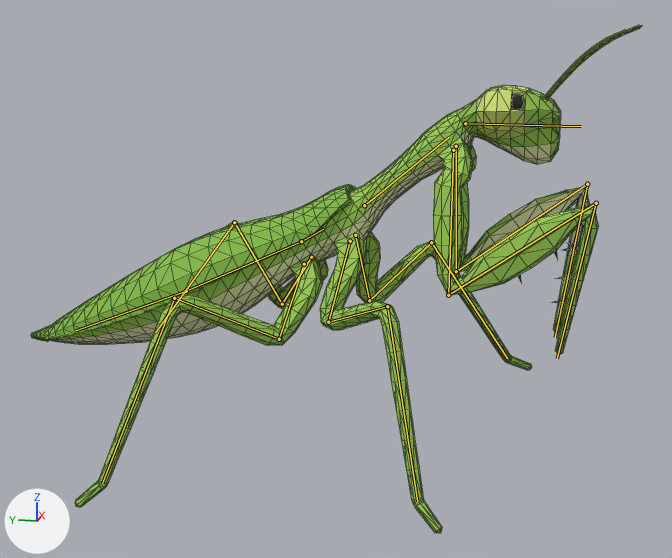
One commit to the glTF model creatures/experiments/boxmodel/abc/t7x/zoo/mantis/stage4/mantis.glb: the scene before it, then after it.
Camera for both pictures: a 50 mm camera at (-1.185, -0.284, 0.51) aimed at (-0.01, -0.05, 0.216). Arrows for +X, +Y and +Z are at lower left; the lights stay in place. The older version comes first. Both versions are drawn at frame 7 of the action 'move'; the numbers are the values there. The bones that change, and the others that lie on the model, are drawn over the model as lines. Mesh edges are drawn as thin lines on the coarser meshes.

The first picture shows 'body', 'piece_wing' and 3 more.
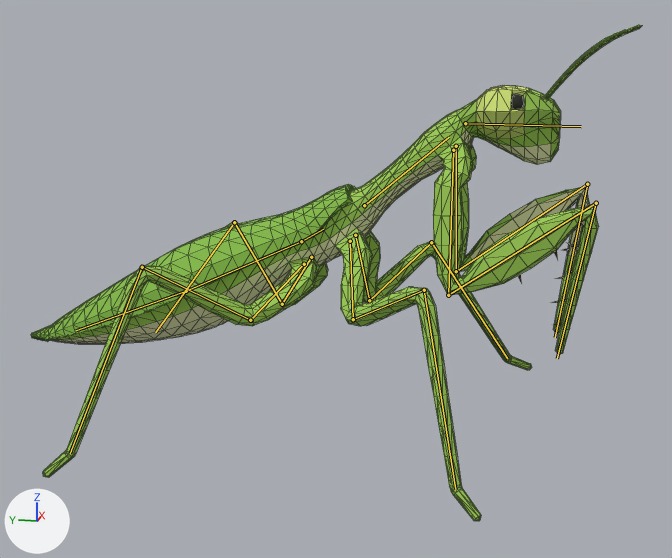
Boxes (x1, y1, x2, y2) around the edits, measured in the pictures (672 x 558 px):
'body', posed
    before: (51, 85, 598, 533)
    after: (43, 85, 598, 521)
'piece_wing', posed
    both: (31, 184, 356, 342)
bone 'coxa2.R', root to tip
    before: (350, 241) to (328, 322)
    after: (350, 241) to (353, 319)
bone 'femur2.R', root to tip
    before: (328, 322) to (387, 306)
    after: (353, 319) to (424, 290)
bone 'tibia2.R', root to tip
    before: (387, 306) to (417, 501)
    after: (424, 290) to (455, 489)
bone 'coxa3.R', root to tip
    before: (304, 264) to (279, 339)
    after: (304, 264) to (250, 320)
bone 'femur3.R', root to tip
    before: (279, 339) to (174, 298)
    after: (250, 320) to (142, 267)
bone 'tibia3.R', root to tip
    before: (174, 298) to (102, 483)
    after: (142, 267) to (70, 453)

Patch to the scene script:
```diff
--- a/creatures/experiments/boxmodel/abc/t7x/zoo/mantis/stage4/mantis.glb.py
+++ b/creatures/experiments/boxmodel/abc/t7x/zoo/mantis/stage4/mantis.glb.py
@@ bone_coxa2_r @@
 bone_coxa2_r = bpy.data.objects['rig'].pose.bones['coxa2.R']  # child of 'thorax'
-bone_coxa2_r.rotation_quaternion = (0.997, -0.078, 0.0, 0.0)  # degrees (-9, 0, 0)
+bone_coxa2_r.rotation_quaternion = (0.987, 0.089, -0.01, -0.13)  # degrees (10, 0, -15)
@@ bone_femur2_r @@
 bone_femur2_r = bpy.data.objects['rig'].pose.bones['femur2.R']  # child of 'coxa2.R'
-bone_femur2_r.rotation_quaternion = (1.0, 0.0, 0.0, 0.0)  # degrees (0, 0, 0)
+bone_femur2_r.rotation_quaternion = (0.989, -0.147, 0.0, 0.003)  # degrees (-17, 0, 0)
@@ bone_tibia2_r @@
 bone_tibia2_r = bpy.data.objects['rig'].pose.bones['tibia2.R']  # child of 'femur2.R'
-bone_tibia2_r.rotation_quaternion = (1.0, 0.0, 0.0, 0.0)  # degrees (0, 0, 0)
+bone_tibia2_r.rotation_quaternion = (0.996, -0.055, 0.064, -0.022)  # degrees (-7, 7, -3)
@@ bone_coxa3_r @@
 bone_coxa3_r = bpy.data.objects['rig'].pose.bones['coxa3.R']  # child of 'thorax'
-bone_coxa3_r.rotation_quaternion = (0.997, 0.078, 0.0, 0.0)  # degrees (9, 0, 0)
+bone_coxa3_r.rotation_quaternion = (0.985, -0.103, 0.011, -0.136)  # degrees (-12, 0, -16)
@@ bone_femur3_r @@
 bone_femur3_r = bpy.data.objects['rig'].pose.bones['femur3.R']  # child of 'coxa3.R'
-bone_femur3_r.rotation_quaternion = (1.0, 0.0, 0.0, 0.0)  # degrees (0, 0, 0)
+bone_femur3_r.rotation_quaternion = (0.981, -0.191, 0.0, -0.024)  # degrees (-22, -1, -3)
@@ bone_tibia3_r @@
 bone_tibia3_r = bpy.data.objects['rig'].pose.bones['tibia3.R']  # child of 'femur3.R'
-bone_tibia3_r.rotation_quaternion = (1.0, 0.0, 0.0, 0.0)  # degrees (0, 0, 0)
+bone_tibia3_r.rotation_quaternion = (0.998, -0.03, -0.055, 0.016)  # degrees (-4, -6, 2)
```
